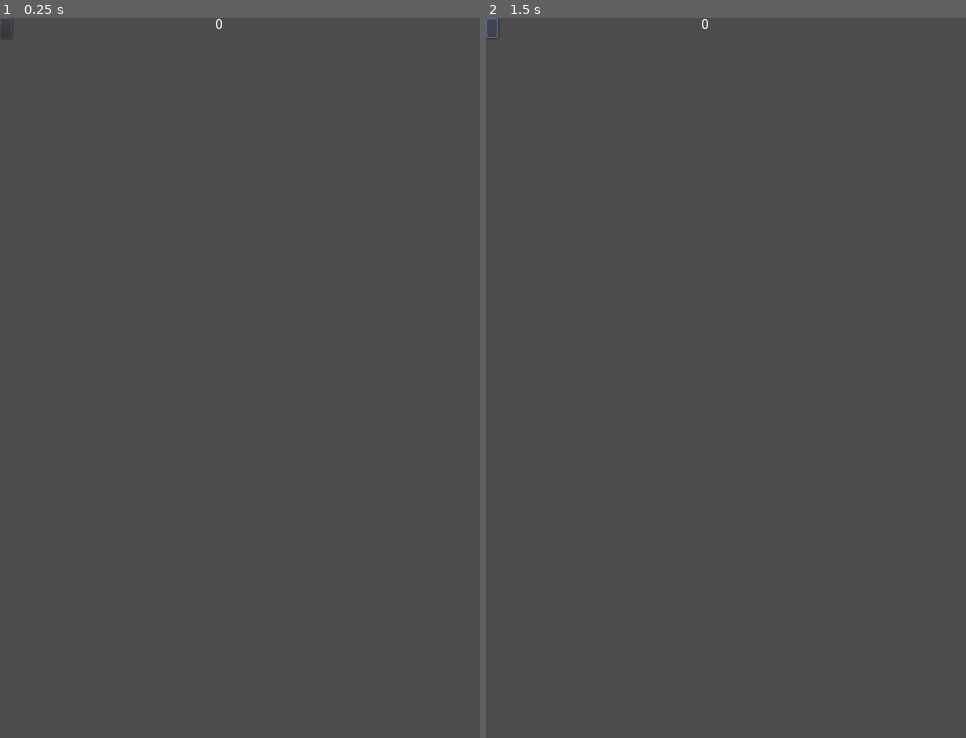
Above: before the commit, frames 1-2 (left to right).
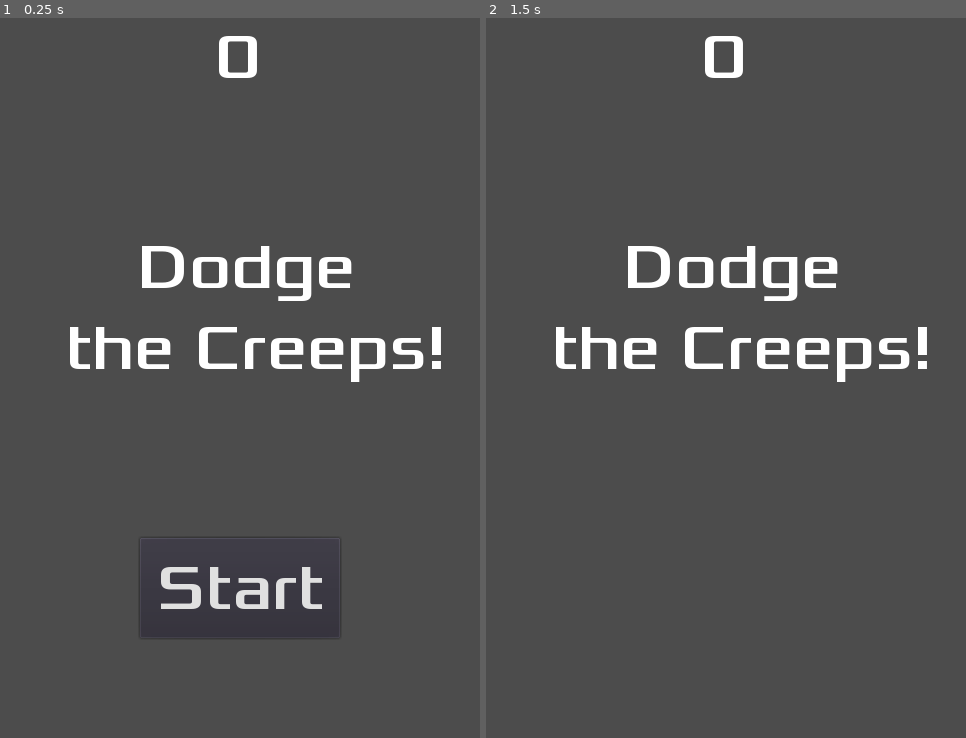
Above: after the commit, the same moments.

Repository: kabirules/DodgeTheCreeps
Game: Godot game, scene res://HUD.tscn
Same seed, same stepped clock (60 frames per second), same inputs: the game is played once before the commit and once after it. The project has no main scene, so this scene is started directly.
Inputs (mouse positions are in pixels of both pictures, inside the frame that each line leads up to; where the layout moved, square brackets give the same spot in the first picture):
- Up to frame 1 (0.25 s): no input
- Up to frame 2 (1.5 s): click (726, 586) [490, 25] at 0.5 s; click (490, 25) at 1.27 s

The runs differ from the first frame. In frame 1, 4.1% of the frame differs, in the area x 0-92%, y 0-86%; in frame 2, 3.2%.

Commit message:
Connecting HUD to Main

Diff:
--- /dev/null
+++ b/HUD.gd
@@ -0,0 +1,36 @@
+extends CanvasLayer
+
+signal start_game
+
+func _ready():
+	# Called when the node is added to the scene for the first time.
+	# Initialization here
+	pass
+
+#func _process(delta):
+#	# Called every frame. Delta is time since last frame.
+#	# Update game logic here.
+#	pass
+func show_message(text):
+	$MessageLabel.text = text
+	$MessageLabel.show()
+	$MessageTimer.start()
+
+func show_game_over():
+	show_message("Game Over")
+	yield($MessageTimer, "timeout")
+	$StartButton.show()
+	$MessageLabel.text = "Dodge the\nCreeps!"
+	$MessageLabel.show()
+
+func update_score(score):
+	$ScoreLabel.text = str(score)
+
+
+func _on_MessageTimer_timeout():
+	$MessageLabel.hide()
+
+
+func _on_StartButton_pressed():
+	$StartButton.hide()
+	emit_signal("start_game")
--- a/HUD.tscn
+++ b/HUD.tscn
@@ -1,4 +1,31 @@
-[gd_scene format=2]
+[gd_scene load_steps=6 format=2]
+
+[ext_resource path="res://HUD.gd" type="Script" id=1]
+[ext_resource path="res://dodge_assets/fonts/Xolonium-Regular.ttf" type="DynamicFontData" id=2]
+
+[sub_resource type="DynamicFont" id=1]
+
+size = 64
+use_mipmaps = false
+use_filter = false
+font_data = ExtResource( 2 )
+_sections_unfolded = [ "Font", "Settings" ]
+
+[sub_resource type="DynamicFont" id=2]
+
+size = 64
+use_mipmaps = false
+use_filter = false
+font_data = ExtResource( 2 )
+_sections_unfolded = [ "Font", "Settings" ]
+
+[sub_resource type="DynamicFont" id=3]
+
+size = 64
+use_mipmaps = false
+use_filter = false
+font_data = ExtResource( 2 )
+_sections_unfolded = [ "Font", "Settings" ]
 
 [node name="HUD" type="CanvasLayer" index="0"]
 
@@ -7,6 +34,7 @@
 rotation = 0.0
 scale = Vector2( 1, 1 )
 transform = Transform2D( 1, 0, 0, 1, 0, 0 )
+script = ExtResource( 1 )
 
 [node name="ScoreLabel" type="Label" parent="." index="0"]
 
@@ -23,37 +51,48 @@
 mouse_default_cursor_shape = 0
 size_flags_horizontal = 1
 size_flags_vertical = 4
+custom_fonts/font = SubResource( 1 )
 text = "0"
 percent_visible = 1.0
 lines_skipped = 0
 max_lines_visible = -1
+_sections_unfolded = [ "custom_fonts" ]
 
 [node name="MessageLabel" type="Label" parent="." index="1"]
 
-anchor_left = 0.0
-anchor_top = 0.0
-anchor_right = 0.0
-anchor_bottom = 0.0
-margin_right = 40.0
-margin_bottom = 14.0
+anchor_left = 0.5
+anchor_top = 0.5
+anchor_right = 0.5
+anchor_bottom = 0.5
+margin_left = -200.0
+margin_top = -150.0
+margin_right = 233.0
+margin_bottom = 20.0
 rect_pivot_offset = Vector2( 0, 0 )
 rect_clip_content = false
 mouse_filter = 2
 mouse_default_cursor_shape = 0
 size_flags_horizontal = 1
 size_flags_vertical = 4
+custom_fonts/font = SubResource( 2 )
+text = "Dodge
+the Creeps!"
+align = 1
 percent_visible = 1.0
 lines_skipped = 0
 max_lines_visible = -1
+_sections_unfolded = [ "Margin", "custom_fonts" ]
 
 [node name="StartButton" type="Button" parent="." index="2"]
 
-anchor_left = 0.0
-anchor_top = 0.0
-anchor_right = 0.0
-anchor_bottom = 0.0
-margin_right = 12.0
-margin_bottom = 20.0
+anchor_left = 0.5
+anchor_top = 1.0
+anchor_right = 0.5
+anchor_bottom = 1.0
+margin_left = -100.0
+margin_top = -200.0
+margin_right = 100.0
+margin_bottom = -100.0
 rect_pivot_offset = Vector2( 0, 0 )
 rect_clip_content = false
 focus_mode = 2
@@ -61,16 +100,23 @@
 mouse_default_cursor_shape = 0
 size_flags_horizontal = 1
 size_flags_vertical = 1
+custom_fonts/font = SubResource( 3 )
 toggle_mode = false
 enabled_focus_mode = 2
 shortcut = null
 group = null
+text = "Start"
 flat = false
 align = 1
+_sections_unfolded = [ "custom_fonts" ]
 
 [node name="MessageTimer" type="Timer" parent="." index="3"]
 
 process_mode = 1
 wait_time = 1.0
-one_shot = false
+one_shot = true
 autostart = false
+
+[connection signal="pressed" from="StartButton" to="." method="_on_StartButton_pressed"]
+
+[connection signal="timeout" from="MessageTimer" to="." method="_on_MessageTimer_timeout"]
--- a/Main.tscn
+++ b/Main.tscn
@@ -1,8 +1,9 @@
-[gd_scene load_steps=5 format=2]
+[gd_scene load_steps=6 format=2]
 
 [ext_resource path="res://Main.gd" type="Script" id=1]
 [ext_resource path="res://Mob.tscn" type="PackedScene" id=2]
 [ext_resource path="res://Player.tscn" type="PackedScene" id=3]
+[ext_resource path="res://HUD.tscn" type="PackedScene" id=4]
 
 [sub_resource type="Curve2D" id=1]
 
@@ -52,7 +53,7 @@
 [node name="MobSpawnLocation" type="PathFollow2D" parent="MobPath" index="0"]
 
 position = Vector2( 2.81439, 2.39871 )
-rotation = 0.00280903
+rotation = 0.00280897
 offset = 0.0
 h_offset = 0.0
 v_offset = 0.0
@@ -61,8 +62,12 @@
 loop = true
 lookahead = 4.0
 
+[node name="HUD" parent="." index="6" instance=ExtResource( 4 )]
+
 [connection signal="timeout" from="MobTimer" to="." method="_on_MobTimer_timeout"]
 
 [connection signal="timeout" from="ScoreTimer" to="." method="_on_ScoreTimer_timeout"]
 
 [connection signal="timeout" from="StartTimer" to="." method="_on_StartTimer_timeout"]
+
+[connection signal="start_game" from="HUD" to="Player" method="_on_HUD_start_game"]
